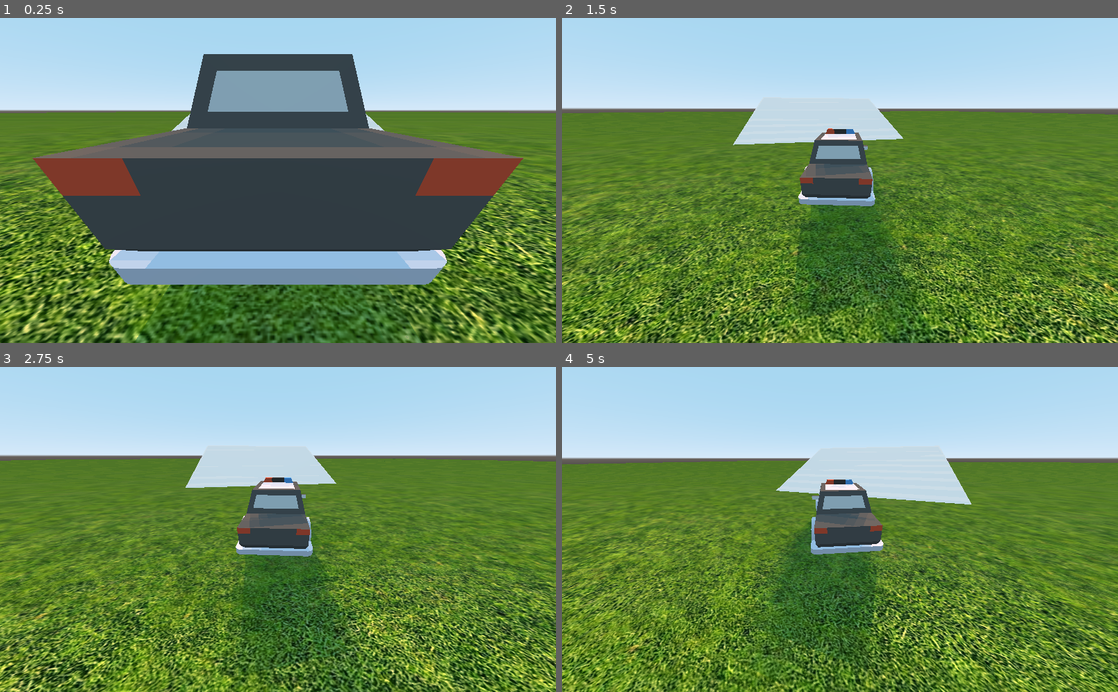
Above: before the commit, frames 1-4 (two rows, left to right).
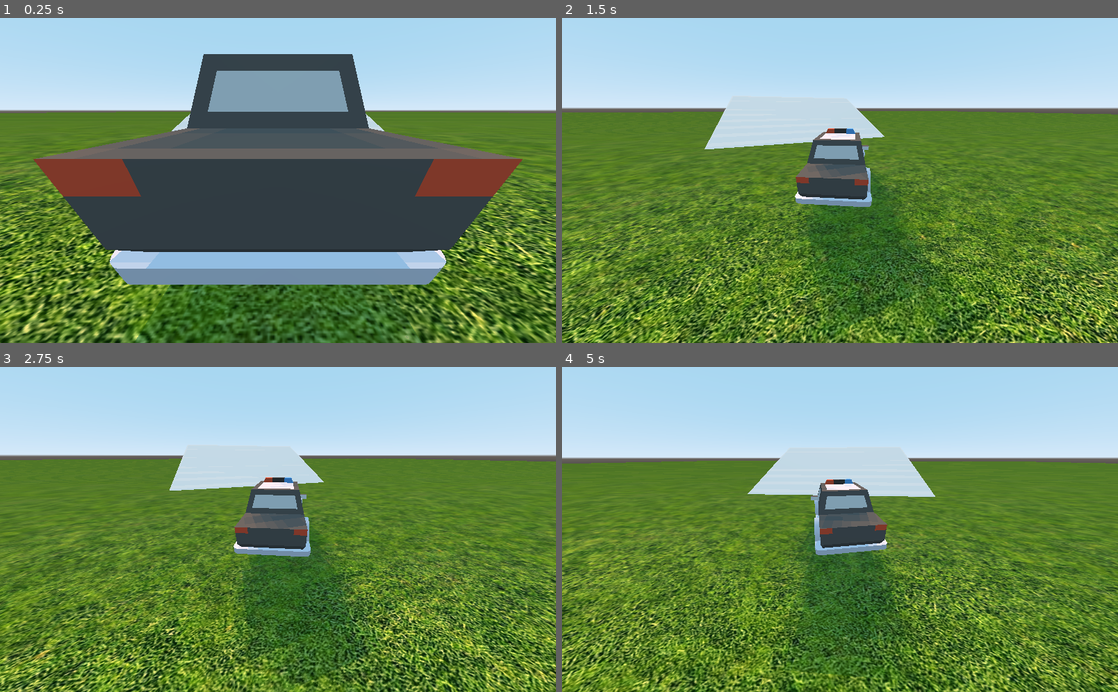
Above: after the commit, the same moments.

Repository: derpyasianpanda/kartzio
Game: Godot game, scene res://main.tscn
Two runs of this game, one before a commit and one after it. Both use one fixed random seed, a clock stepped at 60 frames per second and the inputs below.
Inputs:
- Up to frame 1 (0.25 s): no input
- Up to frame 2 (1.5 s): hold D (right) 0.53-1.28 s; tap Space (jump) at 0.77 s; hold S (backward) from 1.28 s (still down)
- Up to frame 3 (2.75 s): tap Space (jump) at 1.52 s; release S (backward) at 2.03 s; hold D (right) from 2.03 s (still down)
- Up to frame 4 (5 s): release D (right) at 2.78 s; hold W (forward) 2.78-3.53 s; tap Space (jump) at 3.02, 3.77, 4.52 s; hold A (left) from 3.53 s (still down)

The runs differ from the first frame. In frame 1, 0.7% of the frame differs, in the area x 5-95%, y 16-83%; in frame 2, 32%; in frame 3, 32%; in frame 4, 33%, in the area x 0-100%, y 27-100%.

Commit message:
🧼 Make controls feel less slippery

Diff:
--- a/main.tscn
+++ b/main.tscn
@@ -21,15 +21,15 @@
 
 [node name="Main" type="Spatial"]
 
-[node name="Floor" type="StaticBody" parent="."]
+[node name="MeshInstance2" type="MeshInstance" parent="."]
 transform = Transform( 100, 0, 0, 0, 1, 0, 0, 0, 100, 0, -1, 0 )
-
-[node name="MeshInstance" type="MeshInstance" parent="Floor"]
 material_override = SubResource( 1 )
 mesh = SubResource( 2 )
 material/0 = null
 
-[node name="CollisionShape" type="CollisionShape" parent="Floor"]
+[node name="Floor" type="StaticBody" parent="MeshInstance2"]
+
+[node name="CollisionShape" type="CollisionShape" parent="MeshInstance2/Floor"]
 shape = SubResource( 3 )
 
 [node name="Camera" type="Camera" parent="."]
@@ -52,5 +52,5 @@
 [node name="StaticBody" type="StaticBody" parent="MeshInstance"]
 
 [node name="CollisionShape" type="CollisionShape" parent="MeshInstance/StaticBody"]
-transform = Transform( 1, 0, 0, 0, 1, 1.19209e-07, 0, 0, 1, 0, 0, 0 )
+transform = Transform( 1, 0, 0, 0, 1, 1.19209e-07, 0, 0, 1, 0.0283043, 0.0610719, -0.0335587 )
 shape = SubResource( 5 )
--- a/scenes/player/player.gd
+++ b/scenes/player/player.gd
@@ -6,32 +6,45 @@
 const FRICTION = 0.6
 const DRAG = 0.001
 const TURN_RATE = 1
-
 export var mass = 1500
 var is_drifting = false
 var velocity = Vector3()
-var handling = .65
+var handling = .5
 var turn = 0
 var force
 
-onready var front_cast: RayCast = $"FrontCast"
-onready var back_cast: RayCast = $"BackCast"
+onready var front_cast: RayCast = $FrontCast
+onready var back_cast: RayCast = $BackCast
+
 
 func get_input(delta):
-	handling = .5 if is_drifting else .6
+	# General Variables
+	handling = .4 if is_drifting else .6
 
 	force = Vector3()
 	var forward = global_transform.basis.z.normalized()
 	var direction = forward.dot(velocity)
 	var speed2D = Vector2(velocity.x, velocity.z).length()
 
-	direction = max(.4, abs(direction)) if abs(direction) <= 1 \
-		else sign(direction)
+	direction = sign(direction) if abs(direction) > .001 else 1.0
 
-	if Input.is_action_pressed("right"):
-		turn += direction * -TURN_RATE * delta
-	if Input.is_action_pressed("left"):
-		turn += direction * TURN_RATE * delta
+	# Turning Velocity Redirection: JANK AF
+	var forward2D = Vector2(forward.x, forward.z)
+	var direction2D = Vector2(velocity.x, velocity.z)
+	var velocity_forward_angle = abs(rad2deg(forward2D.angle_to(direction2D)))
+	print(velocity_forward_angle, direction)
+
+	direction2D = direction2D.project(forward2D) * ((1 - velocity_forward_angle / 180) if direction >= 0 else velocity_forward_angle / 180)
+
+	velocity.x = direction2D.x
+	velocity.z = direction2D.y
+
+	# General Force Application
+	if is_on_floor() or is_drifting:
+		if Input.is_action_pressed("right"):
+			turn += direction * -TURN_RATE * delta
+		if Input.is_action_pressed("left"):
+			turn += direction * TURN_RATE * delta
 
 	if Input.is_action_pressed("forward"):
 		force += ACCEL * forward * mass
@@ -46,6 +59,7 @@
 	if Input.is_action_just_released("jump"):
 		is_drifting = false
 
+	# Slowing forces
 	var friction = \
 		FRICTION * 10 * mass * -velocity.normalized()
 	friction.y = 0
@@ -58,6 +72,25 @@
 
 	force += GRAVITY * mass
 
+	# Tilting: SUPER JANK AF
+	front_cast.force_raycast_update()
+	back_cast.force_raycast_update()
+	var p1 = front_cast.get_collision_point()
+	var p2 = back_cast.get_collision_point()
+	var adj = p2.y - p1.y
+	var hyp = p1.distance_to(p2)
+	var angle = acos(adj / hyp) - deg2rad(90)
+	var is_slipping = not (front_cast.is_colliding() and back_cast.is_colliding())
+	var is_slipping_fw = not front_cast.is_colliding() and back_cast.is_colliding()
+	var tilt = 0.01 if is_slipping else .1
+	angle = angle if not is_on_floor() else -45 if is_slipping and is_slipping_fw \
+		else 45 if is_slipping and not is_slipping_fw else angle
+
+	if is_slipping:
+		force += forward * (1 if is_slipping_fw else -1) * mass * 5
+
+	$CollisionShape.rotation.x = lerp_angle($CollisionShape.rotation.x, -angle, tilt)
+
 
 func _physics_process(delta):
 	get_input(delta)
@@ -67,14 +100,3 @@
 
 	velocity += force / mass * delta
 	velocity = move_and_slide(velocity, Vector3.UP)
-
-	# JANK AF
-	front_cast.force_raycast_update()
-	back_cast.force_raycast_update()
-	var p1 = front_cast.get_collision_point()
-	var p2 = back_cast.get_collision_point()
-	var adj = p2.y - p1.y
-	var hyp = p1.distance_to(p2)
-	var angle = deg2rad(round(rad2deg(acos(adj / hyp) - deg2rad(90))))
-	var tilt = 0.1 if front_cast.is_colliding() and back_cast.is_colliding() else .01
-	$CollisionShape.rotation.x = lerp_angle($CollisionShape.rotation.x, -angle, tilt)
--- a/scenes/player/player.tscn
+++ b/scenes/player/player.tscn
@@ -16,7 +16,7 @@
 transform = Transform( 1.53846, 0, 0, 0, 1.66667, 0, 0, 0, 1, 0, -1.08333, 0 )
 
 [node name="FrontCast" type="RayCast" parent="."]
-transform = Transform( 1, 0, 0, 0, 1, 0, 0, 0, 1, 0, 0.3, 0.8 )
+transform = Transform( 1, 0, 0, 0, 1, 0, 0, 0, 1, -1.29938e-05, 0.308238, 0.771148 )
 
 [node name="BackCast" type="RayCast" parent="."]
 transform = Transform( 1, 0, 0, 0, 1, 0, 0, 0, 1, 0, 0.3, -0.8 )
--- a/scenes/playerV2/playerV2.gd
+++ /dev/null
@@ -1,16 +0,0 @@
-extends VehicleBody
-
-
-# Declare member variables here. Examples:
-# var a = 2
-# var b = "text"
-
-
-# Called when the node enters the scene tree for the first time.
-func _ready():
-	pass # Replace with function body.
-
-
-# Called every frame. 'delta' is the elapsed time since the previous frame.
-#func _process(delta):
-#	pass
--- a/scenes/playerV2/playerV2.tscn
+++ /dev/null
@@ -1,35 +0,0 @@
-[gd_scene load_steps=5 format=2]
-
-[ext_resource path="res://scenes/playerV2/playerV2.gd" type="Script" id=1]
-[ext_resource path="res://models/hatchbackSports.fbx" type="PackedScene" id=2]
-
-[sub_resource type="BoxShape" id=1]
-
-[sub_resource type="GDScript" id=2]
-script/source = "extends Spatial
-
-
-# Declare member variables here. Examples:
-# var a = 2
-# var b = \"text\"
-
-
-# Called when the node enters the scene tree for the first time.
-func _ready():
-	pass # Replace with function body.
-
-
-# Called every frame. 'delta' is the elapsed time since the previous frame.
-#func _process(delta):
-#	pass
-"
-
-[node name="Spatial" type="VehicleBody"]
-script = ExtResource( 1 )
-
-[node name="CollisionShape" type="CollisionShape" parent="."]
-transform = Transform( 0.6, 0, 0, 0, 0.5, 0, 0, 0, 1.3, 0, 0.5, 0 )
-shape = SubResource( 1 )
-
-[node name="hatchbackSports" parent="." instance=ExtResource( 2 )]
-script = SubResource( 2 )
--- a/scripts/camlerp.gd
+++ b/scripts/camlerp.gd
@@ -1,6 +1,6 @@
 extends Camera
 
-var vel = Vector3()
+var interpolated_pos = Vector3()
 var speed = 3
 onready var car = $"../Player"
 
@@ -8,8 +8,8 @@
 	var car_pos = car.global_transform.origin
 	var car_dir = car.global_transform.basis.z
 	var new_pos = car_pos - (car_dir * 3.5)
+	new_pos.y += 1.75
 
 	var cam_pos = global_transform.origin
-	cam_pos.y -= 1.75
-	vel += -(cam_pos - new_pos) * delta * speed
-	look_at_from_position(vel, car_pos, Vector3(0,1,0))
+	interpolated_pos += -(cam_pos - new_pos) * delta * speed
+	look_at_from_position(interpolated_pos, car_pos, Vector3(0,1,0))
